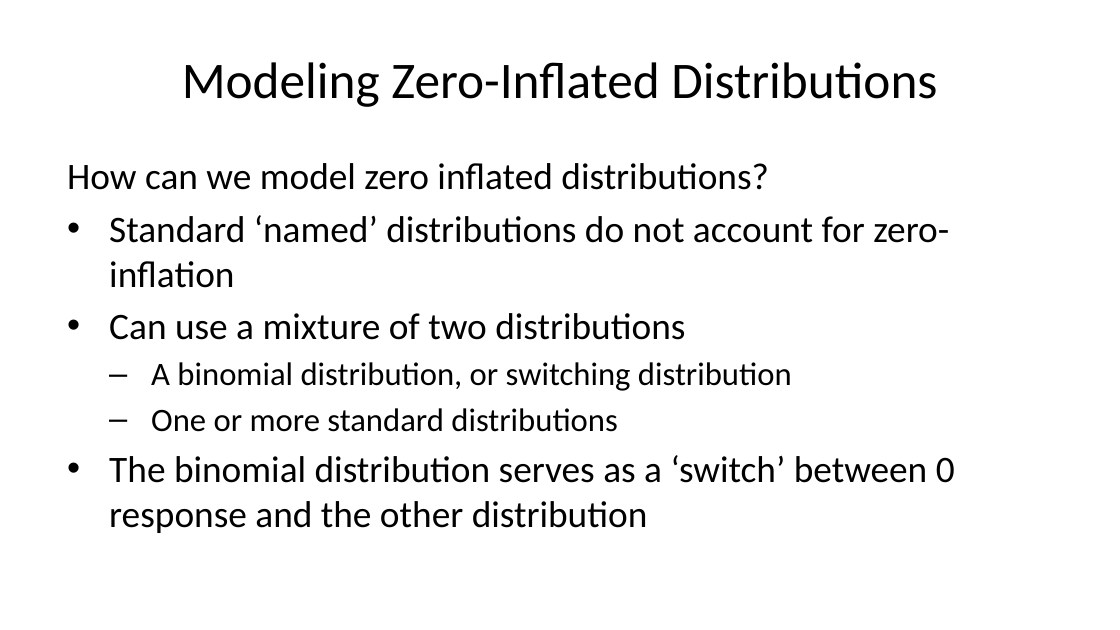
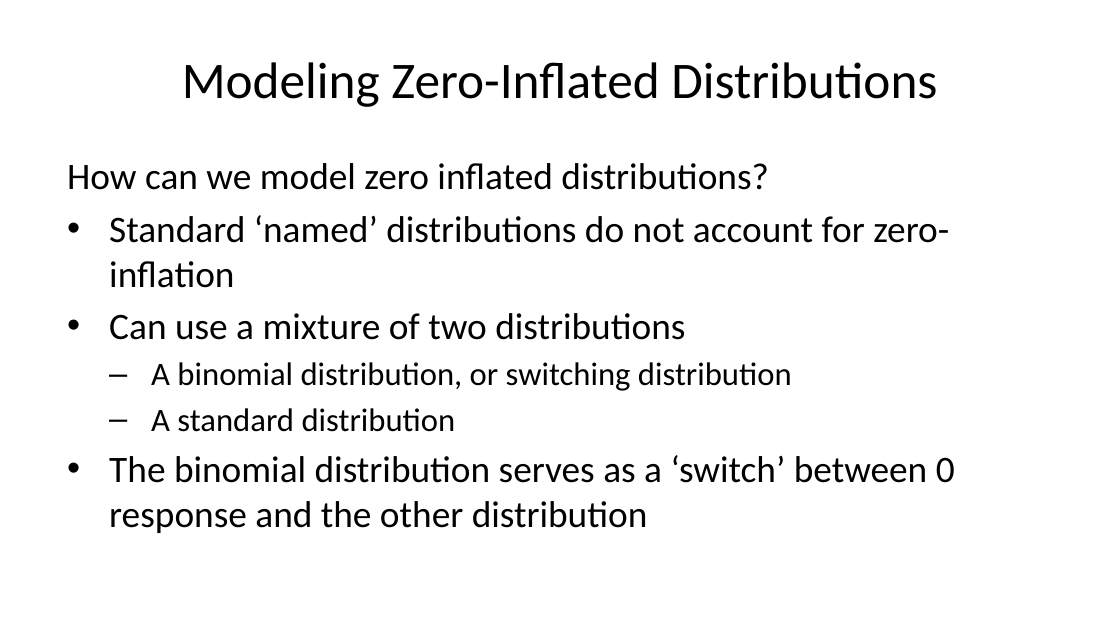
Before and after one commit to StephenElston/CSCI-E-83, a slide deck: slide 7 of LectureSlides/10b_ModelsFor OutliersAndOverdispersion.pptx. Drawn at 1120x630 pixels with LibreOffice and Linux fonts; fonts in the diff are those of the drawing. Boxes give left, top, right and bottom in pixels: in the first picture for what was removed or moved away, otherwise in the second. Text is boxed around its words. In the diff, an @@ line names an element or a change of style, - is before the commit and + after.

```diff
--- a/LectureSlides/10b_ModelsFor OutliersAndOverdispersion.pptx
+++ b/LectureSlides/10b_ModelsFor OutliersAndOverdispersion.pptx
@@ text at box(151, 408, 456, 432): text changed @@
-  – One or more standard distributions
+  – A standard distribution
```
Also in this commit, not shown: 10 other slides changed.
